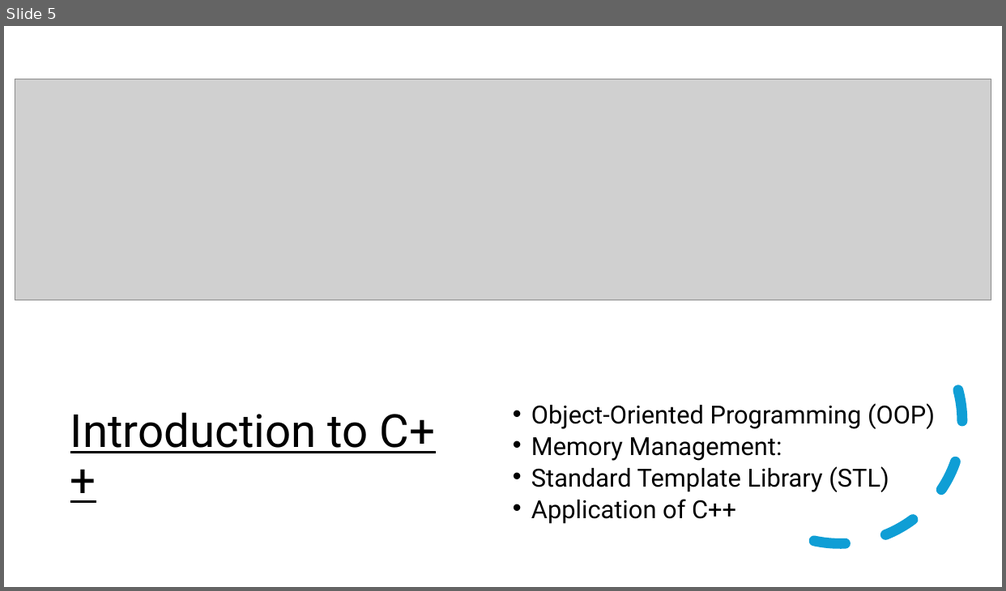
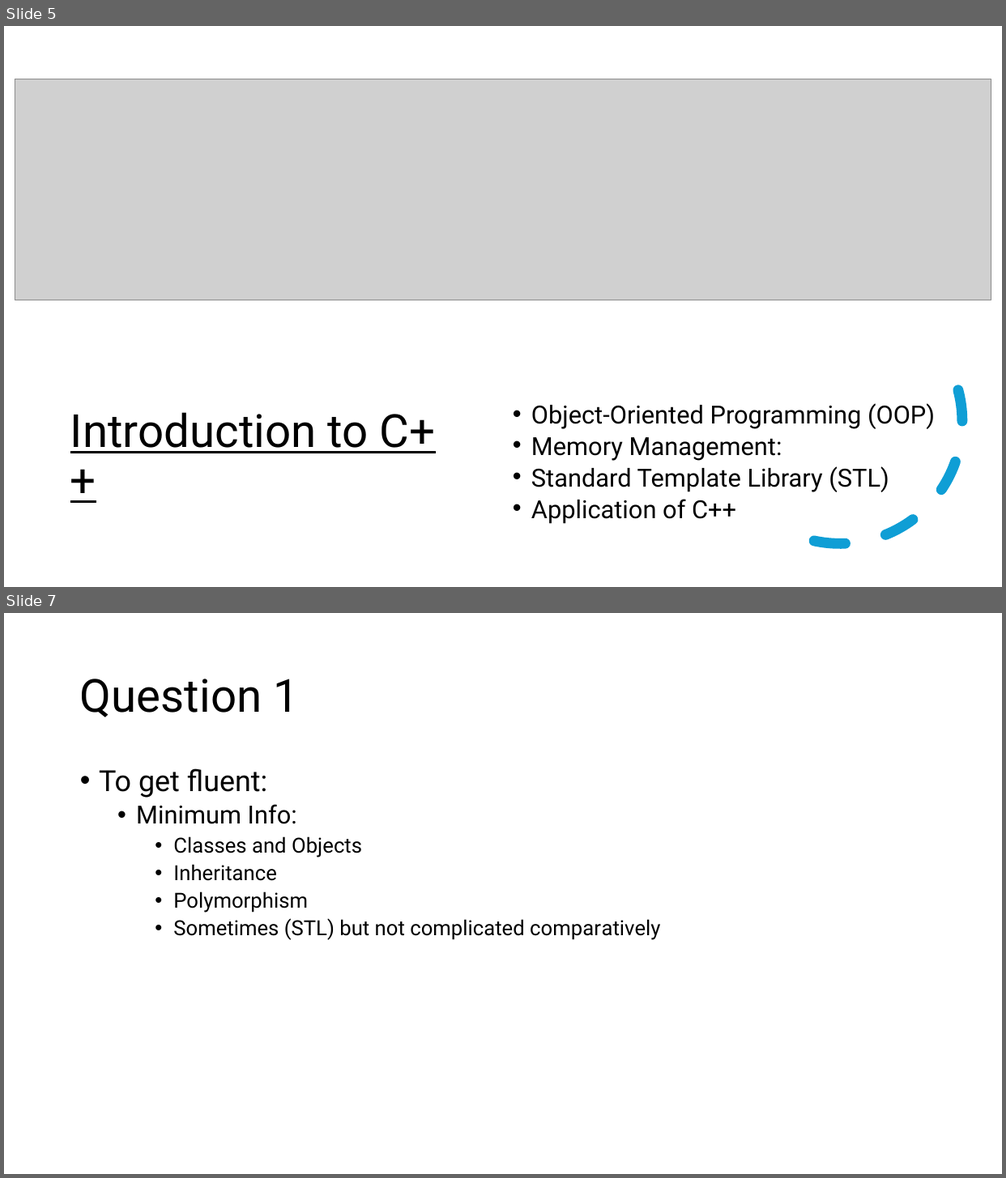
Before and after one commit to muazzamaqeel/Unversity-ComputerScience, a slide deck: C++/Tutoring/Lectures/WS-24/Introduction.pptx. Shown one above the other, each under a label of ours: slide 5 before the commit, slides 5 and 7 after it; the slides between them are not shown. The pictures are 1006x591 and 1006x1178 pixels, drawn with LibreOffice and Linux fonts; fonts in the diff are those of the drawing; grey boxes stand for pictures. Boxes give left, top, right and bottom in pixels: in the first picture for what was removed or moved away, otherwise in the second. Text is boxed around its words. In the diff, an @@ line names an element or a change of style, - is before the commit and + after.

```diff
--- a/C++/Tutoring/Lectures/WS-24/Introduction.pptx
+++ b/C++/Tutoring/Lectures/WS-24/Introduction.pptx
@@ slide 7 added at (4,613,1002,1174), background #FFFFFF @@
@@ title added at (80,679,299,717), 44 pt, text #000000 @@
+Question 1
@@ text added at (99,769,660,940), 20 pt, text #000000 @@
+• To get fluent:
+  • Minimum Info:
+    • Classes and Objects
+    • Inheritance
+    • Polymorphism
+    • Sometimes (STL) but not complicated comparatively
```
Also in this commit, not shown: 4 other slides added, 1 slide removed, 16 other files.
